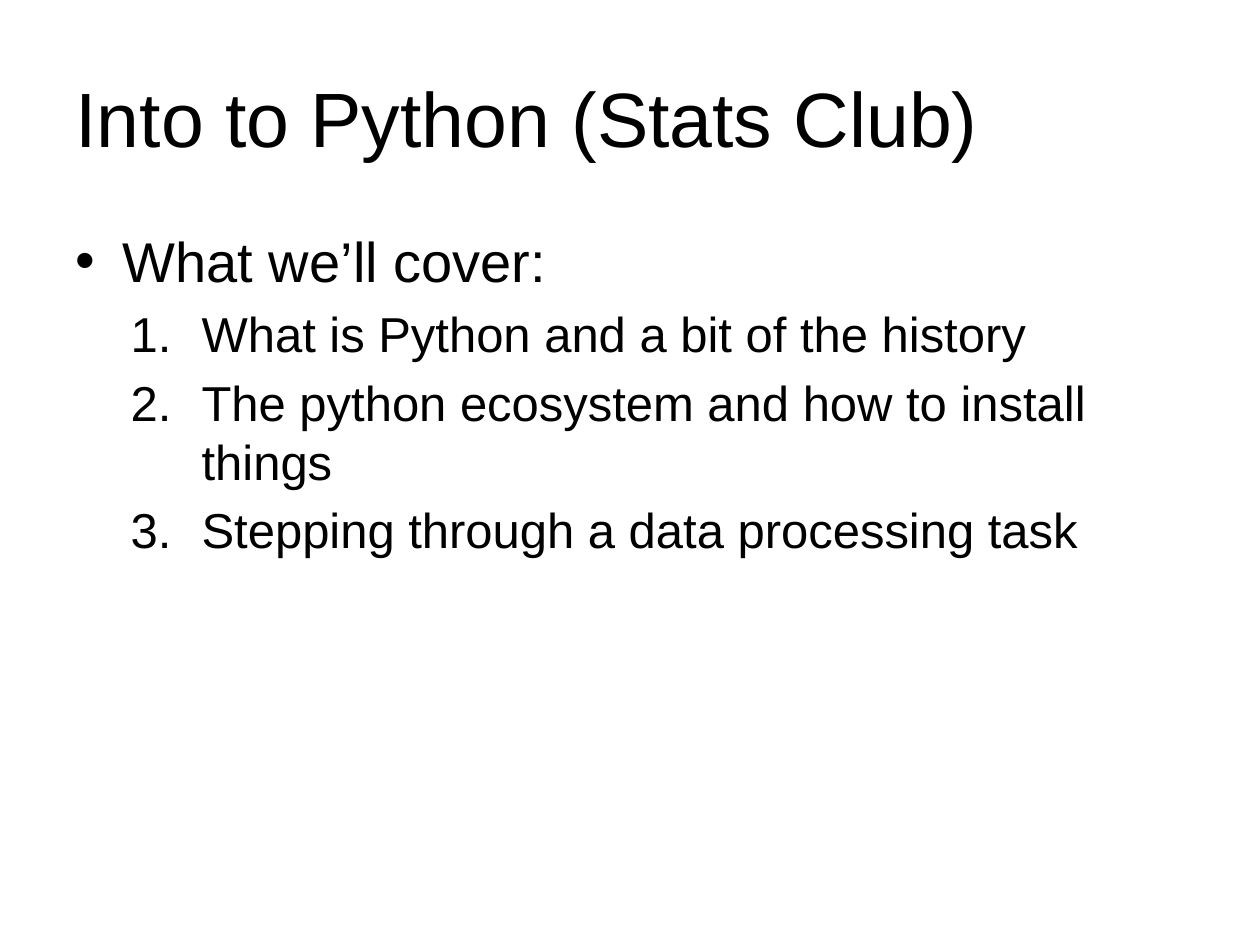
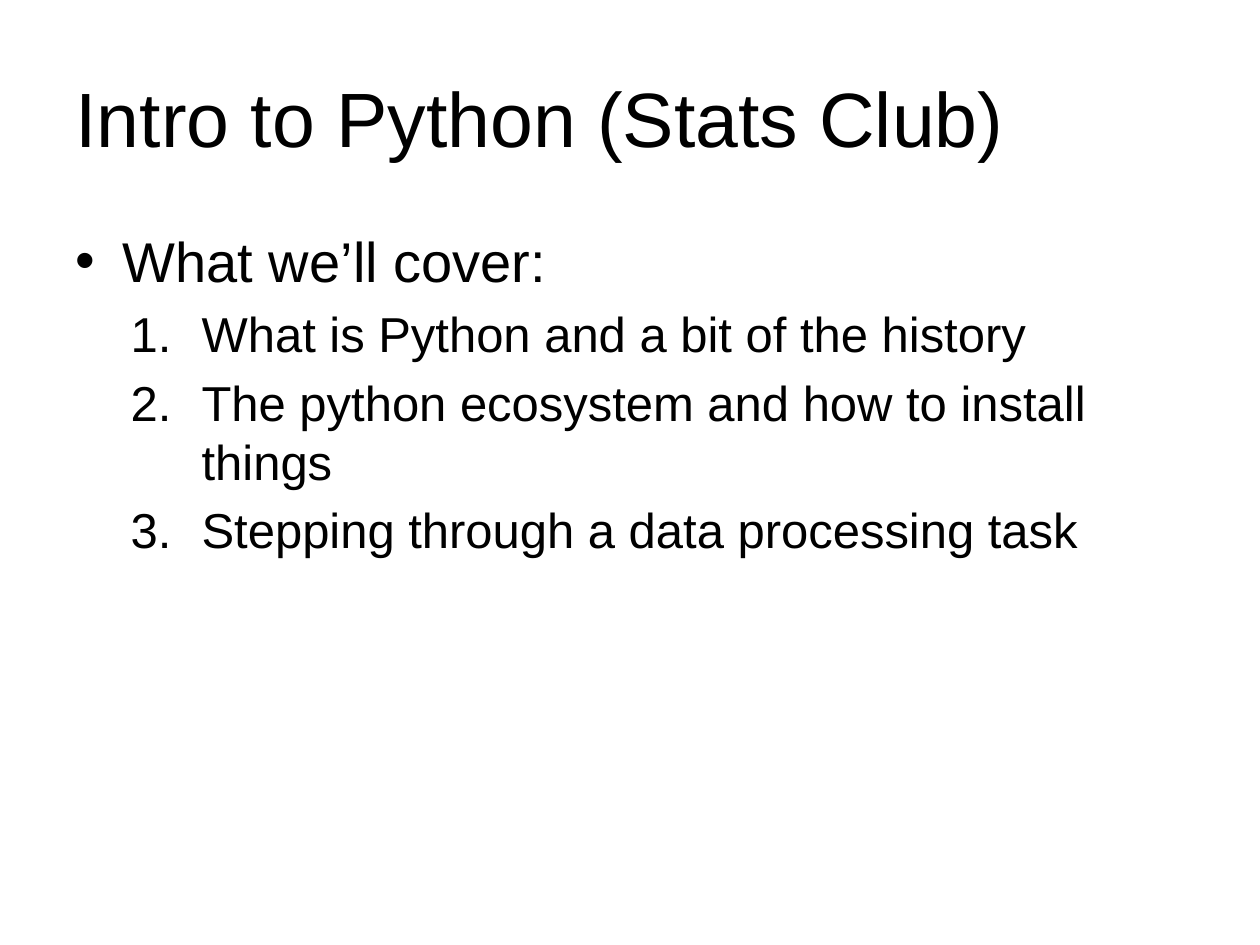
Before and after one commit to elliewix/Fall2017-StatsClub-IntroToPython, a slide deck: slide 4 of StatsClubWorkshopSlides.pptx. Drawn at 1260x945 pixels with LibreOffice and Linux fonts; fonts in the diff are those of the drawing; background and template pictures are left out. Boxes give left, top, right and bottom in pixels: in the first picture for what was removed or moved away, otherwise in the second. Text is boxed around its words. In the diff, an @@ line names an element or a change of style, - is before the commit and + after.

```diff
--- a/StatsClubWorkshopSlides.pptx
+++ b/StatsClubWorkshopSlides.pptx
@@ title at bbox=[76, 91, 1003, 162]: text changed @@
-Into to Python (Stats Club)
+Intro to Python (Stats Club)
```
Also in this commit, not shown: 2 other slides changed, 2 other files.
